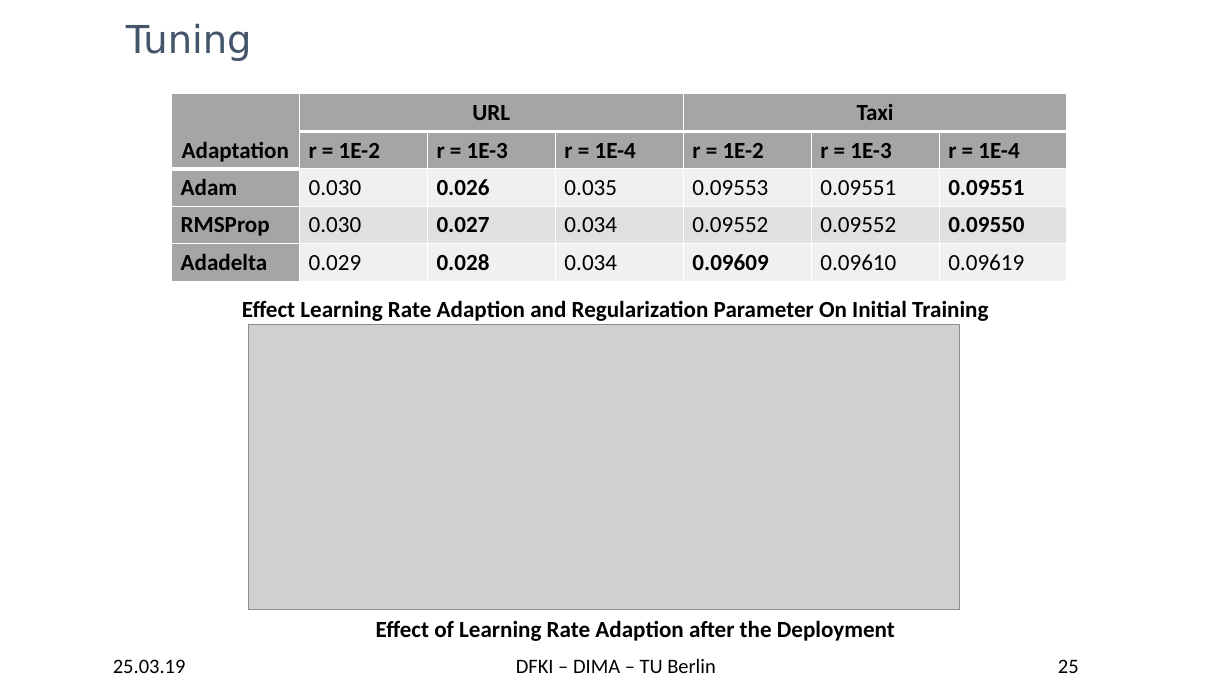
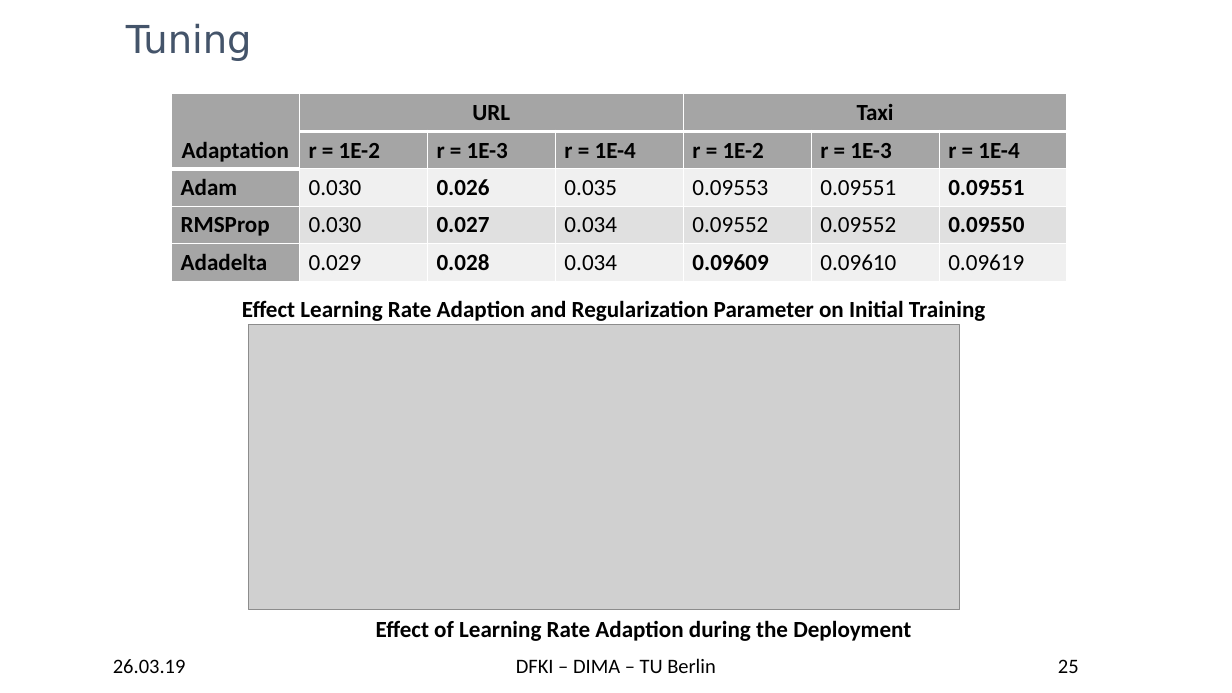
Before and after one commit to TU-Berlin-DIMA/continuous-pipeline-deployment, a slide deck: slide 25 of slides/edbt-2019/edbt-2019.pptx. Drawn at 1232x693 pixels with LibreOffice and Linux fonts; fonts in the diff are those of the drawing; grey boxes stand for pictures; background and template pictures are left out. Boxes give left, top, right and bottom in pixels: in the first picture for what was removed or moved away, otherwise in the second. Text is boxed around its words. In the diff, an @@ line names an element or a change of style, - is before the commit and + after.

```diff
--- a/slides/edbt-2019/edbt-2019.pptx
+++ b/slides/edbt-2019/edbt-2019.pptx
@@ text at bbox=[242, 300, 985, 321]: text changed @@
-Effect Learning Rate Adaption and Regularization Parameter On Initial Training
+Effect Learning Rate Adaption and Regularization Parameter on Initial Training
@@ text at bbox=[376, 620, 911, 641]: text changed @@
-Effect of Learning Rate Adaption after the Deployment
+Effect of Learning Rate Adaption during the Deployment
@@ text at bbox=[113, 659, 186, 673]: text changed @@
-25.03.19
+26.03.19
```
Also in this commit, not shown: 29 other slides changed.
